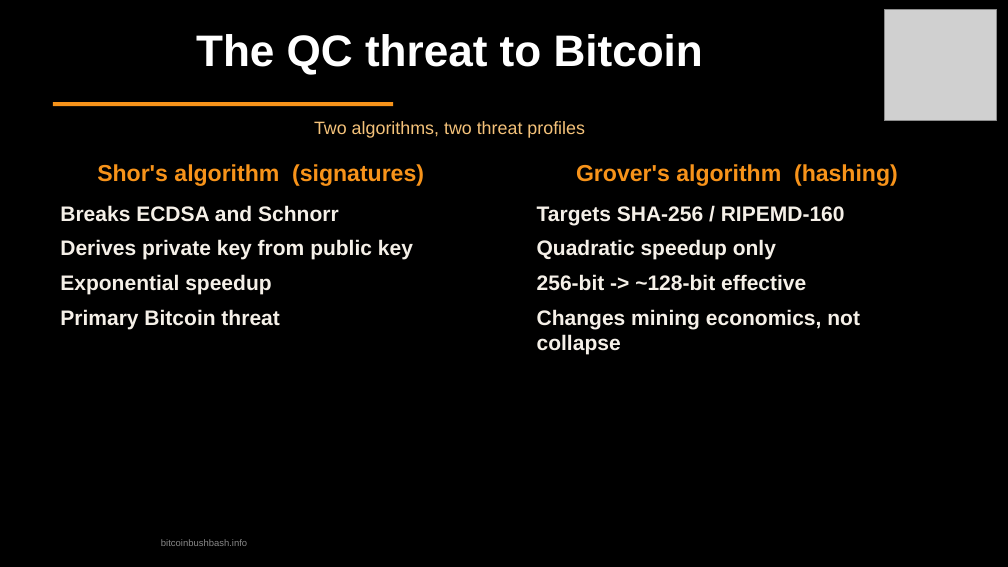
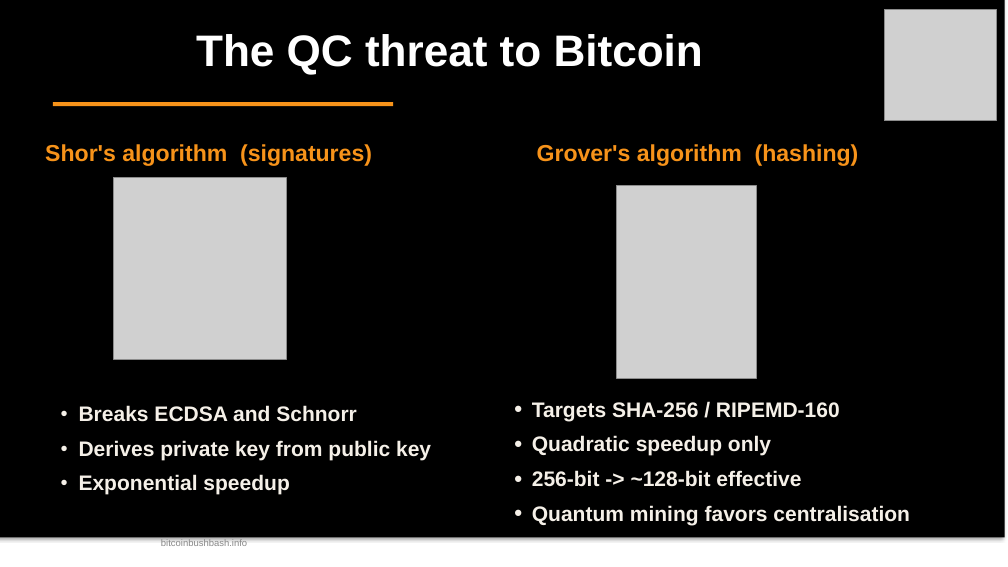
Before and after one commit to TrentOmega/qc-threat, a slide deck: slide 6 of quantum-threat-bitcoin-bushbash.odp (slide 7 before the commit). Drawn at 1008x567 pixels with LibreOffice and Linux fonts; fonts in the diff are those of the drawing; grey boxes stand for pictures. Boxes give left, top, right and bottom in pixels: in the first picture for what was removed or moved away, otherwise in the second. Text is boxed around its words. In the diff, an @@ line names an element or a change of style, - is before the commit and + after.

Commit message:
Update presentation references and add images

```diff
--- a/quantum-threat-bitcoin-bushbash.odp
+++ b/quantum-threat-bitcoin-bushbash.odp
@@ rectangle resized from (x1=0, y1=0, x2=1008, y2=567) to (x1=0, y1=0, x2=1005, y2=538) @@
@@ text "Shor's algorithm (signatures)" moved from (x1=97, y1=164, x2=424, y2=186) to (x1=45, y1=144, x2=372, y2=166) @@
@@ text removed at (x1=314, y1=121, x2=585, y2=138) @@
-Two algorithms, two threat profiles
@@ text "Grover's algorithm (hashing)" moved from (x1=576, y1=164, x2=898, y2=186) to (x1=537, y1=144, x2=859, y2=166) @@
@@ picture added at (x1=113, y1=178, x2=287, y2=359) @@
@@ picture added at (x1=617, y1=185, x2=756, y2=378) @@
@@ text at (x1=60, y1=309, x2=279, y2=329): paragraph removed @@
-Primary Bitcoin threat
@@ text "Breaks ECDSA and Schnorr" moved from (x1=60, y1=205, x2=413, y2=329) to (x1=79, y1=405, x2=431, y2=495) @@
@@ text "Breaks ECDSA and Schnorr" at (x1=79, y1=405, x2=431, y2=495): bullet none to ● @@
@@ text "Targets SHA-256 / RIPEMD-160" moved from (x1=537, y1=206, x2=860, y2=355) to (x1=532, y1=402, x2=910, y2=525) @@
@@ text at (x1=532, y1=402, x2=840, y2=487): bullet none to ● @@
@@ text at (x1=532, y1=505, x2=910, y2=525): text changed @@
-Changes mining economics, not collapse
+● Quantum mining favors centralisation
```
Also in this commit, not shown: 1 other slide changed, 1 slide added, 1 slide removed, 3 other files.
